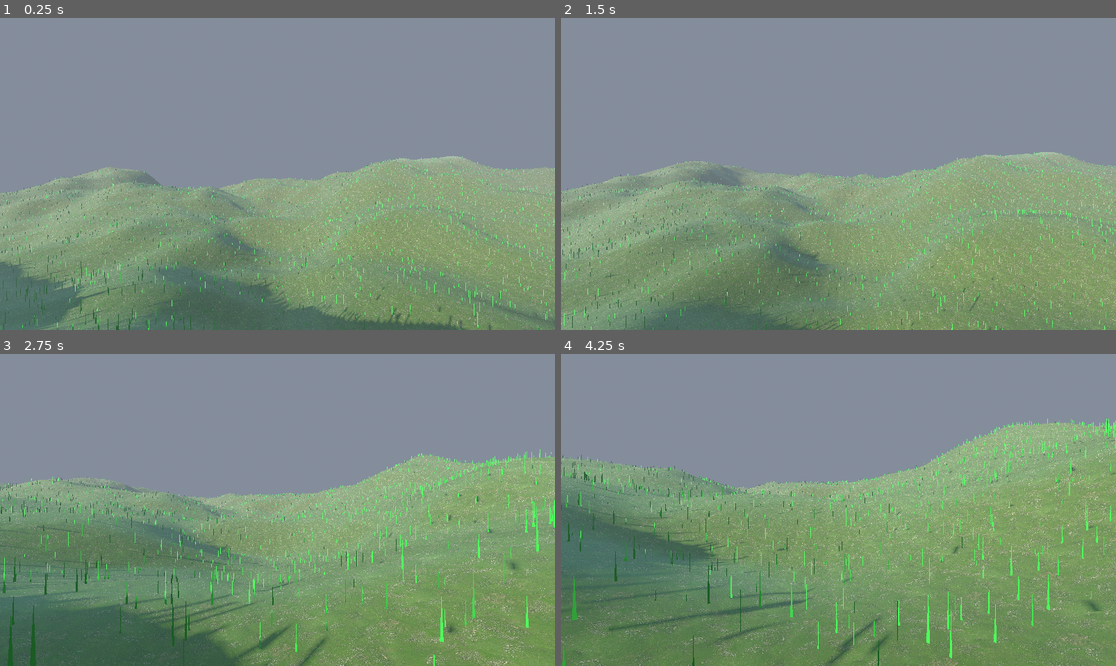
Above: before the commit, frames 1-4 (two rows, left to right).
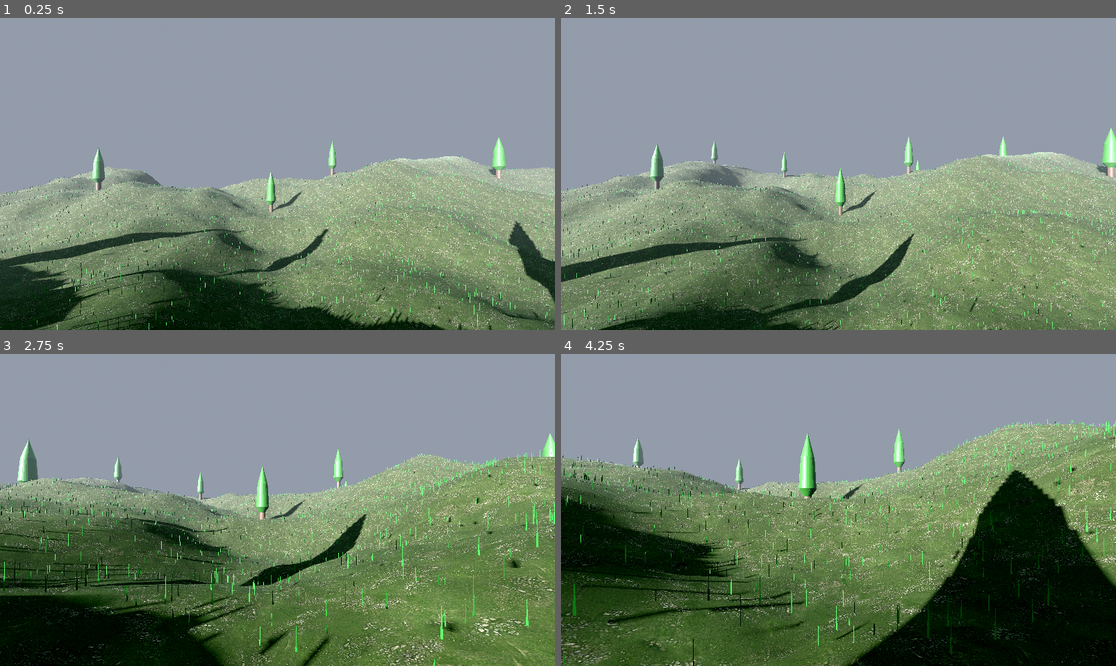
Above: after the commit, the same moments.

Repository: Wasttedx/Wasteds
Game: Godot game, scene res://scenes/World.tscn
Same seed, same stepped clock (60 frames per second), same inputs: the game is played once before the commit and once after it.
Inputs (mouse positions are in pixels of both pictures, inside the frame that each line leads up to):
- Up to frame 1 (0.25 s): no input
- Up to frame 2 (1.5 s): move the mouse to (866, 174) at 0.52 s; hold W (move_forward) from 0.53 s (still down); tap Space (jump) at 0.77 s; move the mouse to (810, 174) at 1.27 s
- Up to frame 3 (2.75 s): keep holding W (move_forward); tap Space (jump) at 1.52 s; move the mouse to (288, 503) at 2.02 s
- Up to frame 4 (4.25 s): keep holding W (move_forward); move the mouse to (832, 516) at 2.77 s; tap Space (jump) at 3.02, 3.77 s; move the mouse to (877, 513) at 3.52 s

The runs differ from the first frame. In frame 1, 28% of the frame differs, in the area x 0-100%, y 38-100%; in frame 2, 25%; in frame 3, 45%; in frame 4, 55%, in the area x 0-100%, y 20-100%.

Commit message:
Better Configs

Diff:
--- a/scenes/World.tscn
+++ b/scenes/World.tscn
@@ -20,7 +20,7 @@
 diffuse = ExtResource("7_b3faq")
 normal = ExtResource("7_7c4bj")
 displacement = ExtResource("8_nrtoj")
-tiling_scale = 1.0
+tiling_scale = 0.4
 metadata/_custom_type_script = "uid://dn37reqcaxptj"
 
 [sub_resource type="Resource" id="Resource_c0d7e"]
@@ -28,7 +28,7 @@
 diffuse = ExtResource("8_ygioq")
 roughness = ExtResource("12_i4b1j")
 displacement = ExtResource("11_nrtoj")
-tiling_scale = 1.0
+tiling_scale = 0.4
 metadata/_custom_type_script = "uid://dn37reqcaxptj"
 
 [sub_resource type="ProceduralSkyMaterial" id="ProceduralSkyMaterial_kqs1s"]
@@ -45,6 +45,9 @@
 sky = SubResource("Sky_32lhk")
 glow_enabled = true
 fog_enabled = true
+adjustment_enabled = true
+adjustment_contrast = 2.0
+adjustment_saturation = 0.5
 
 [node name="Node3D" type="Node3D"]
 
--- a/scripts/TerrainGenerator/configs/biome/presets/test_biomeconfig.tres
+++ b/scripts/TerrainGenerator/configs/biome/presets/test_biomeconfig.tres
@@ -4,4 +4,5 @@
 
 [resource]
 script = ExtResource("1_xh5vx")
+wetness = 0.0
 metadata/_custom_type_script = "uid://s5qsie30t0f6"
--- a/scripts/TerrainGenerator/configs/vegetation/presets/test_vegetationconfig.tres
+++ b/scripts/TerrainGenerator/configs/vegetation/presets/test_vegetationconfig.tres
@@ -7,9 +7,9 @@
 [resource]
 script = ExtResource("1_3kn6b")
 grass_count = 10000
-tree_count = 0
+tree_count = 1
 rock_count = 0
-grass_scale = Vector2(0.1, 0.3)
+grass_scale = Vector2(0.1, 0.2)
 tree_scale = Vector2(0.2, 0.3)
 grass_mesh = ExtResource("1_2y7np")
 tree_mesh = ExtResource("3_lj0ue")
